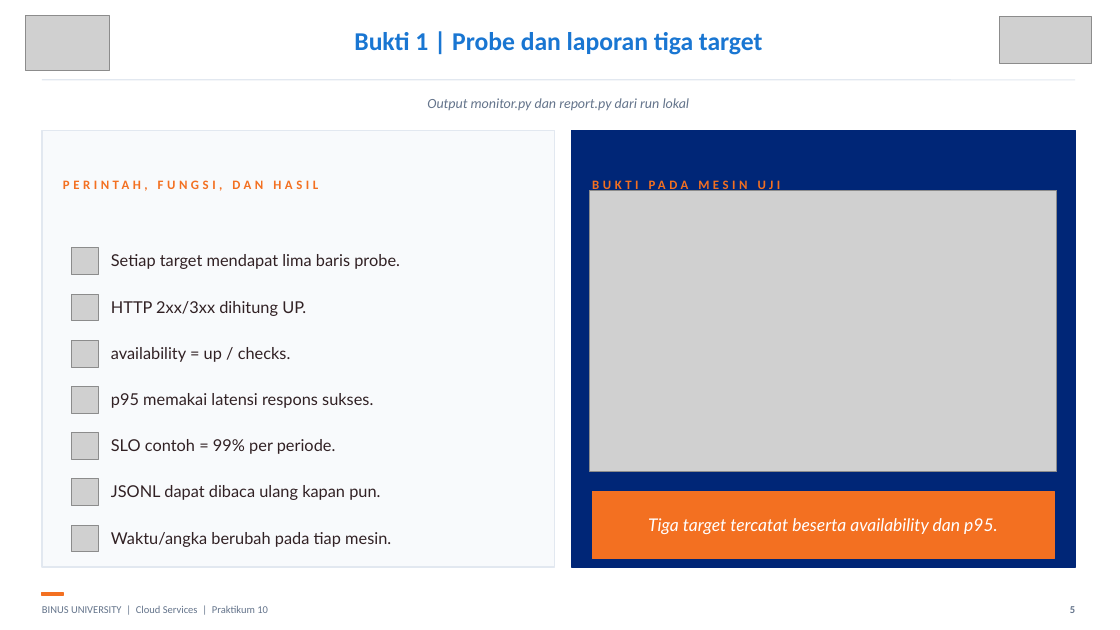
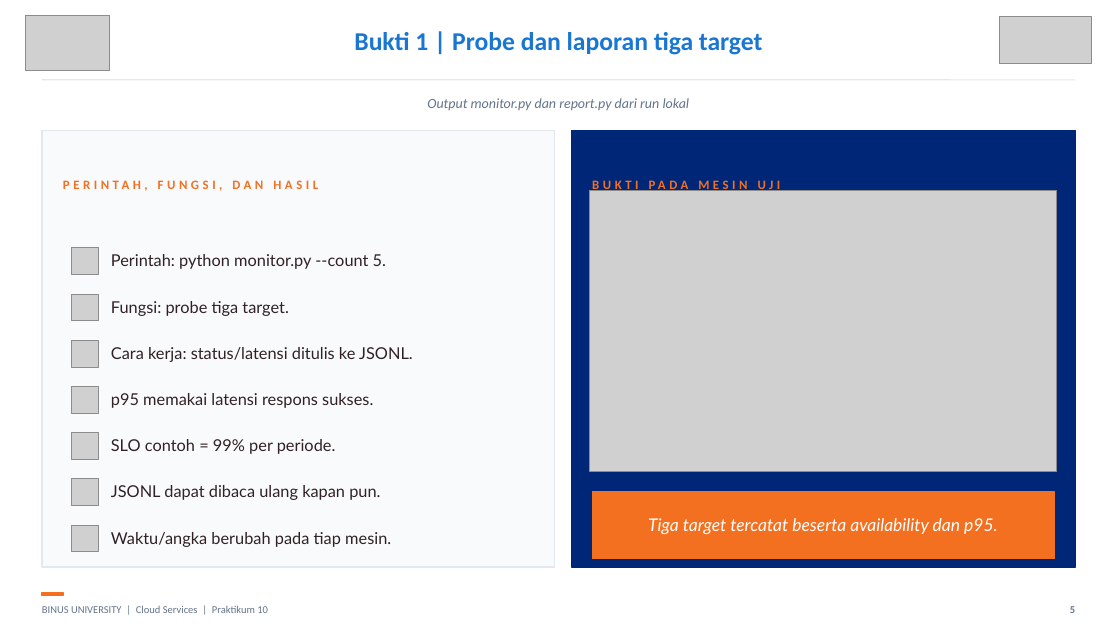
Before and after one commit to SeedFlora/meet10CloudService, a slide deck: slide 5 of slides/LAB10_Monitoring_Status_Bukti_Live.pptx. Drawn at 1120x630 pixels with LibreOffice and Linux fonts; fonts in the diff are those of the drawing; grey boxes stand for pictures. Boxes give left, top, right and bottom in pixels: in the first picture for what was removed or moved away, otherwise in the second. Text is boxed around its words. In the diff, an @@ line names an element or a change of style, - is before the commit and + after.

```diff
--- a/slides/LAB10_Monitoring_Status_Bukti_Live.pptx
+++ b/slides/LAB10_Monitoring_Status_Bukti_Live.pptx
@@ text at <box>111,254,386,269</box>: text changed @@
-Setiap target mendapat lima baris probe.
+Perintah: python monitor.py --count 5.
@@ text at <box>111,301,288,316</box>: text changed @@
-HTTP 2xx/3xx dihitung UP.
+Fungsi: probe tiga target.
@@ text at <box>111,347,413,362</box>: text changed @@
-availability = up / checks.
+Cara kerja: status/latensi ditulis ke JSONL.
```
Also in this commit, not shown: 4 other slides changed.
